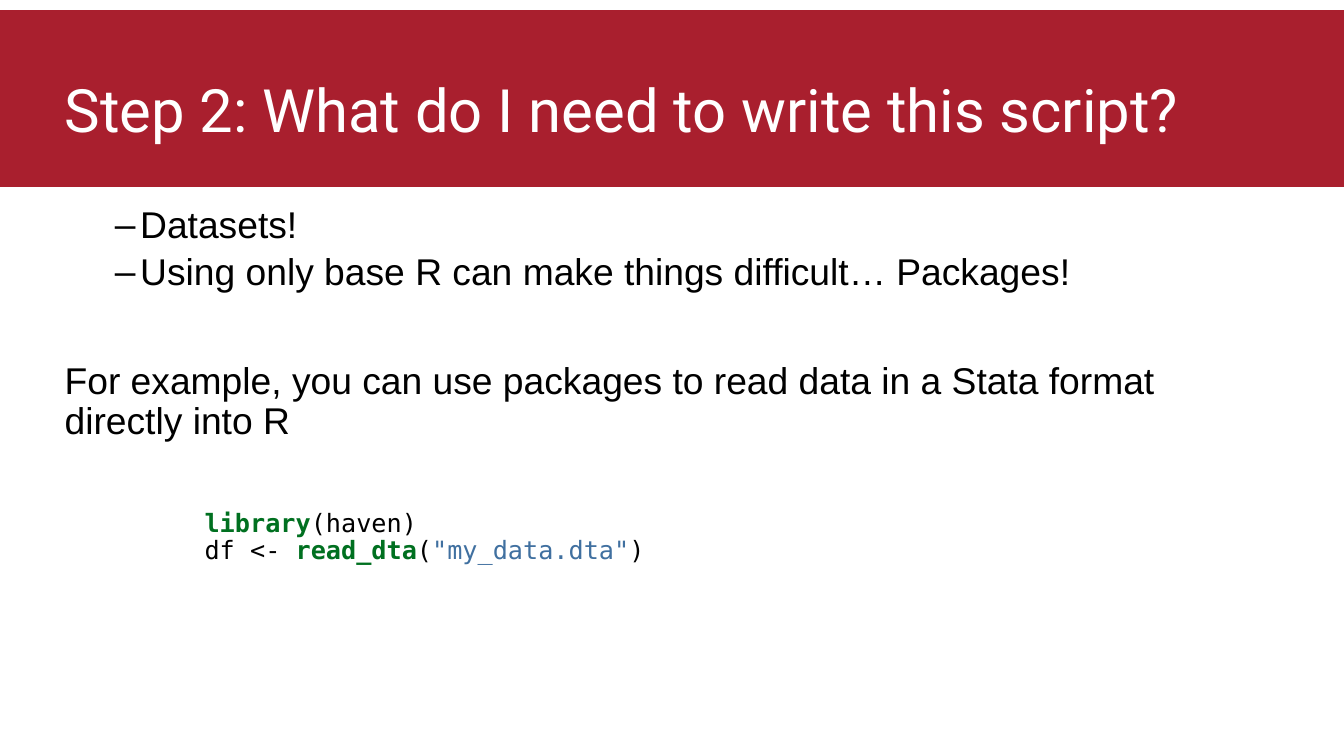
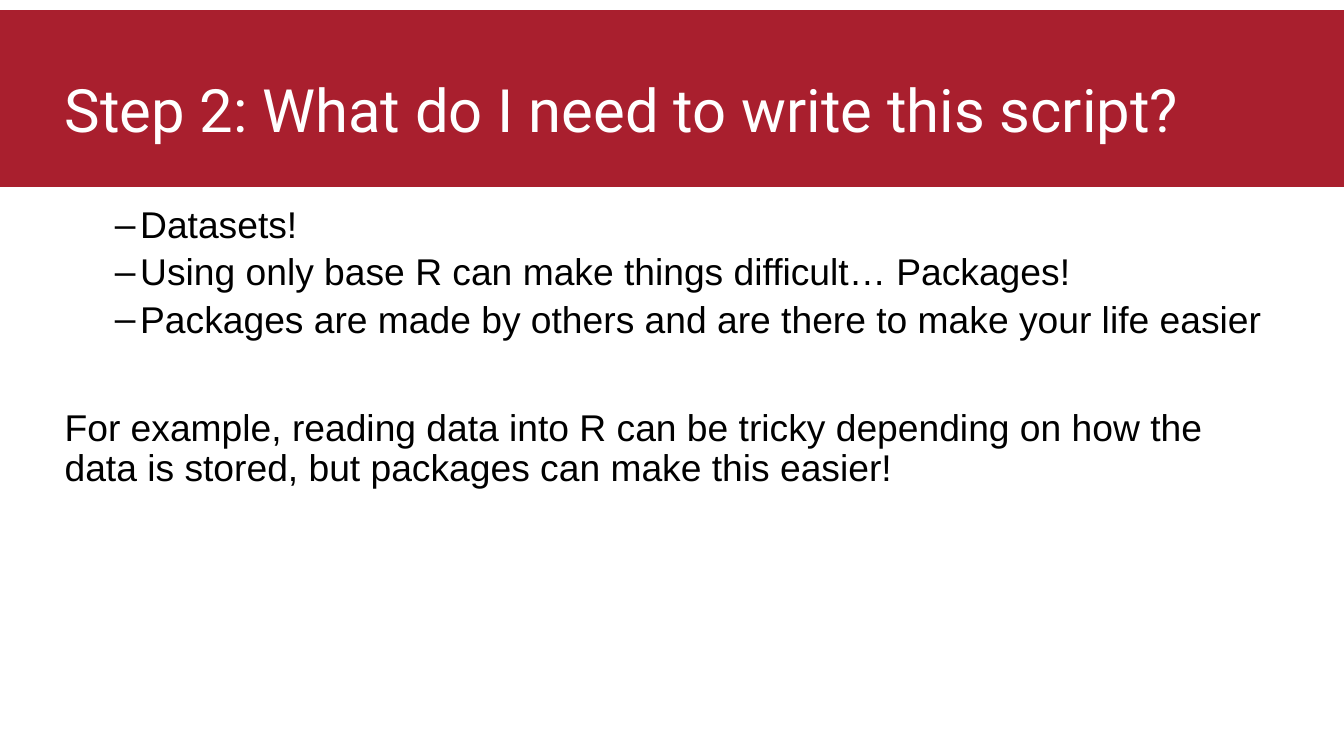
Before and after one commit to thomasbattram/how_to_write_a_script, a slide deck: slide 6 of slides/how_to_write_a_script.pptx (slide 4 before the commit). Drawn at 1344x756 pixels with LibreOffice and Linux fonts; fonts in the diff are those of the drawing; background and template pictures are left out. Boxes give left, top, right and bottom in pixels: in the first picture for what was removed or moved away, otherwise in the second. Text is boxed around its words. In the diff, an @@ line names an element or a change of style, - is before the commit and + after.

```diff
--- a/slides/how_to_write_a_script.pptx
+++ b/slides/how_to_write_a_script.pptx
@@ text at bbox=[65, 306, 1261, 489]: text changed @@
-For example, you can use packages to read data in a Stata format directly into R
-library(haven)
-df <- read_dta("my_data.dta")
+  – Packages are made by others and are there to make your life easier
+For example, reading data into R can be tricky depending on how the data is stored, but packages can make this easier!
```
Also in this commit, not shown: 5 other slides changed, 4 slides added, 1 other file.
